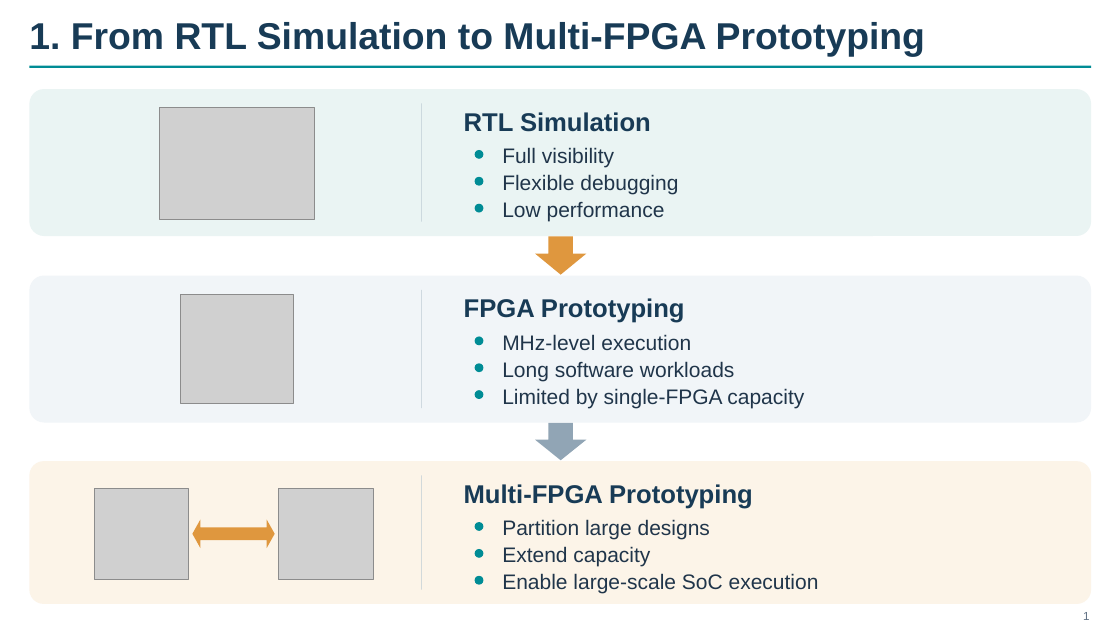
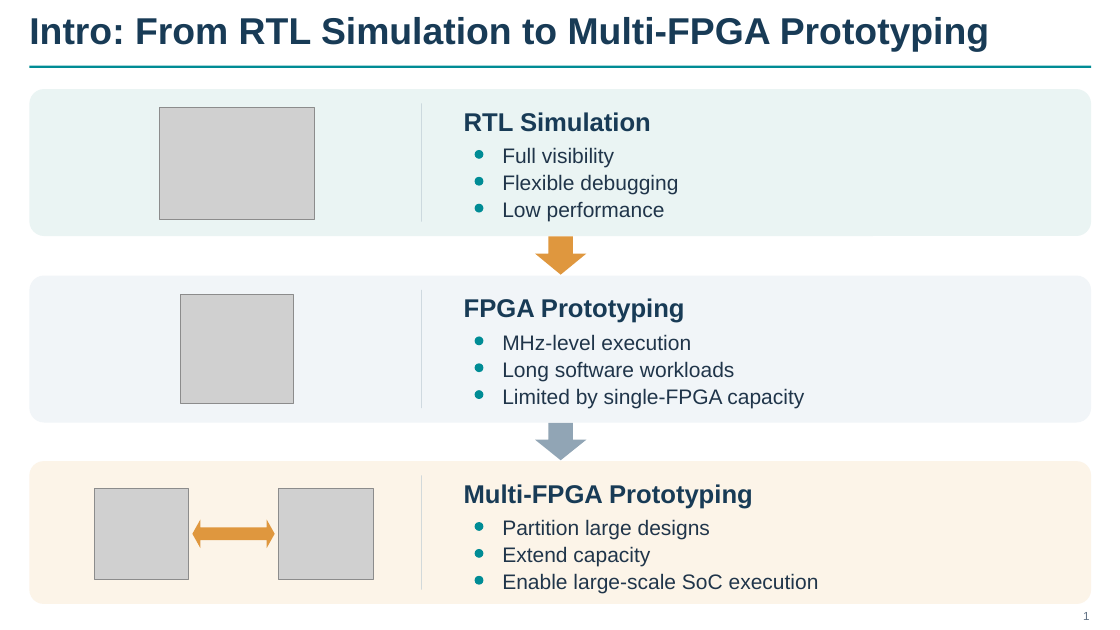
Before and after one commit to euphgh/shtthesis, a slide deck: slide 3 of pptx/midterm/REMUS_Midterm_Final.pptx. Drawn at 1120x630 pixels with LibreOffice and Linux fonts; fonts in the diff are those of the drawing; grey boxes stand for pictures. Boxes give left, top, right and bottom in pixels: in the first picture for what was removed or moved away, otherwise in the second. Text is boxed around its words. In the diff, an @@ line names an element or a change of style, - is before the commit and + after.

```diff
--- a/pptx/midterm/REMUS_Midterm_Final.pptx
+++ b/pptx/midterm/REMUS_Midterm_Final.pptx
@@ title at bbox=[29, 17, 989, 51]: text changed @@
-1. From RTL Simulation to Multi-FPGA Prototyping
+Intro: From RTL Simulation to Multi-FPGA Prototyping
```
Also in this commit, not shown: 12 other slides changed.
